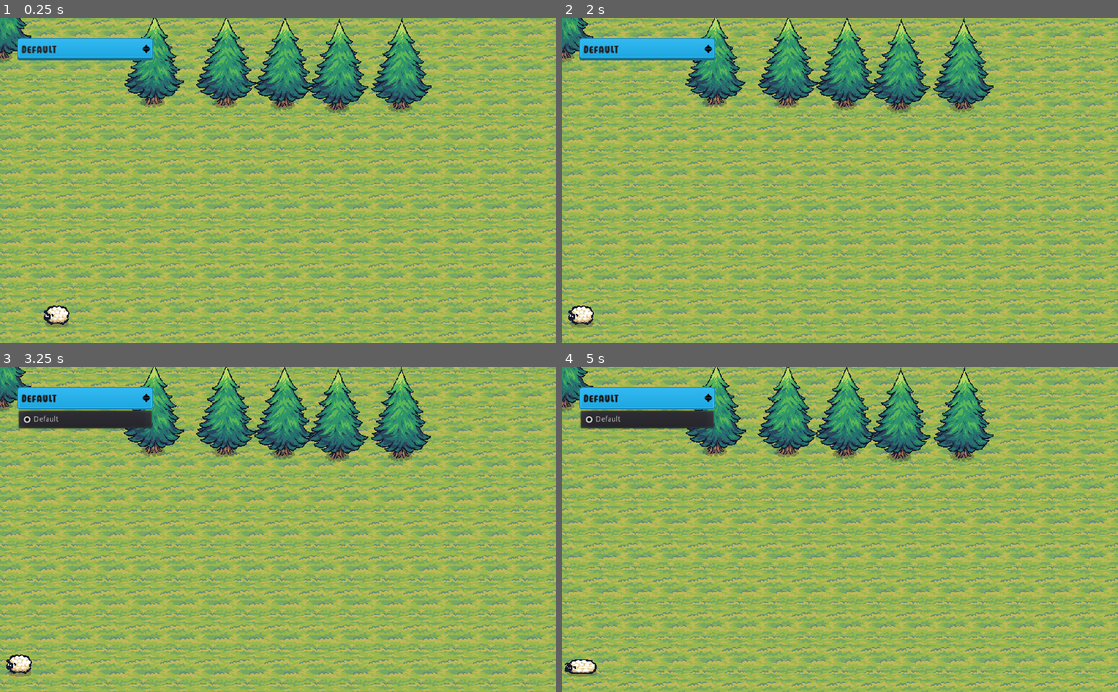
Above: before the commit, frames 1-4 (two rows, left to right).
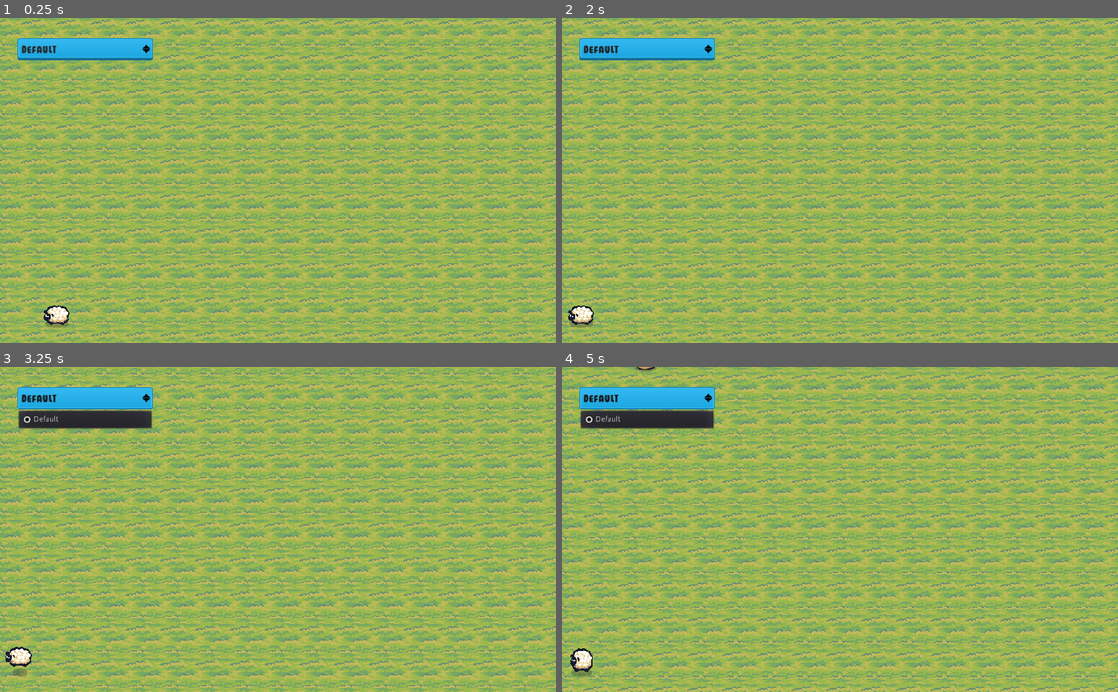
Above: after the commit, the same moments.

Repository: VojtaStruhar/recorder-madness
Game: Godot game, scene res://Minigames/SongLevel/SongMinigame.tscn
Same seed, same stepped clock (60 frames per second), same inputs: the game is played once before the commit and once after it. This scene is started directly instead of the project's main scene.
Inputs:
- Up to frame 1 (0.25 s): no input
- Up to frame 2 (2 s): click "Default" at 0.5 s; click "Default" at 1.25 s
- Up to frame 3 (3.25 s): click "Default" at 2 s
- Up to frame 4 (5 s): no input

The runs differ from the first frame. In frame 1, 8.2% of the frame differs, in the area x 0-78%, y 0-30%; in frame 2, 59%; in frame 3, 63%; in frame 4, 71%, in the area x 0-100%, y 0-100%.

Commit message:
Placing loot onto the ground according to the song.

Diff:
--- a/Minigames/SongLevel/MoneyBag.tscn
+++ b/Minigames/SongLevel/MoneyBag.tscn
@@ -1,6 +1,24 @@
-[gd_scene load_steps=3 format=2]
+[gd_scene load_steps=4 format=2]
 
 [ext_resource path="res://Assets/TinySwordsPack/G_Idle.png" type="Texture" id=1]
+
+[sub_resource type="GDScript" id=13]
+script/source = "extends Area2D
+
+var speed = 0
+
+# Called when the node enters the scene tree for the first time.
+func _ready():
+	pass # Replace with function body.
+
+
+# Called every frame. 'delta' is the elapsed time since the previous frame.
+func _process(delta):
+	position.y += speed * delta
+
+	if position.y > 1000:
+		queue_free()
+"
 
 [sub_resource type="CircleShape2D" id=12]
 radius = 27.0
@@ -8,6 +26,7 @@
 [node name="MoneyBag" type="Area2D"]
 collision_layer = 8
 collision_mask = 0
+script = SubResource( 13 )
 
 [node name="CollisionShape2D" type="CollisionShape2D" parent="."]
 shape = SubResource( 12 )
--- a/Minigames/SongLevel/SongMinigame.tscn
+++ b/Minigames/SongLevel/SongMinigame.tscn
@@ -6,7 +6,6 @@
 [ext_resource path="res://Minigames/SongLevel/SongMinigame.gd" type="Script" id=4]
 [ext_resource path="res://Minigames/SongLevel/SheepPlayer.gd" type="Script" id=5]
 [ext_resource path="res://UIElements/DeviceSelection.tscn" type="PackedScene" id=6]
-[ext_resource path="res://Minigames/SongLevel/AnimatedTree.tscn" type="PackedScene" id=7]
 
 [sub_resource type="GDScript" id=8]
 script/source = "extends Sprite
@@ -19,7 +18,7 @@
 
 	var rect = self.region_rect
 	self.region_rect = Rect2(rect.position.x,
-							rect.position.y - delta * speed * 1.7 ,
+							rect.position.y - delta * speed ,
 							rect.size.x,
 							rect.size.y)
 "
@@ -63,16 +62,35 @@
 script/source = "extends Node2D
 
 onready var minigame = $\"..\"
+onready var fletnicka = $\"../MicrophoneInput\"
+onready var leftBound = $\"../LeftBound\"
+onready var rightBound = $\"../RightBound\"
+onready var extents = rightBound.position.x - leftBound.position.x
+
 var progress = 0
 
+const moneyBag = preload(\"res://Minigames/SongLevel/MoneyBag.tscn\")
+const treeBarrier = preload(\"res://Minigames/SongLevel/TreeBarrier.tscn\")
 
 
 func _on_BpmTimer_timeout():
 	if minigame.song_resource.notes.size() == progress:
-		print(\"The game is finished!\")
+		minigame.finish_game()
+		$BpmTimer.stop()
 		return
 
+	var note = minigame.song_resource.notes[progress]
 
+	# This should be judged from the songs LOW and HIGH, not the current mic input's
+	var note_relative = (note - fletnicka.LOWEST_NOTE_INDEX) / float(fletnicka.HIGHEST_NOTE_INDEX - fletnicka.LOWEST_NOTE_INDEX)
+	var money_x = extents * note_relative + leftBound.position.x
+
+	var bag = moneyBag.instance()
+	add_child(bag)
+	bag.position.y = 0
+	bag.global_position.x = money_x
+
+	bag.speed = minigame.song_resource.bpm
 
 	progress += 1
 
@@ -131,32 +149,14 @@
 position = Vector2( 985, 564 )
 
 [node name="ObstacleSpawner" type="Node2D" parent="."]
+position = Vector2( 531, -157 )
 script = SubResource( 11 )
 
 [node name="BpmTimer" type="Timer" parent="ObstacleSpawner"]
 
 [node name="StartGameTimer" type="Timer" parent="."]
-wait_time = 2.0
+wait_time = 3.0
 one_shot = true
-
-[node name="TreeBarrier" type="Node2D" parent="."]
-
-[node name="Tree" parent="TreeBarrier" instance=ExtResource( 7 )]
-
-[node name="Tree2" parent="TreeBarrier" instance=ExtResource( 7 )]
-position = Vector2( 281, 83 )
-
-[node name="Tree3" parent="TreeBarrier" instance=ExtResource( 7 )]
-position = Vector2( 414, 85 )
-
-[node name="Tree4" parent="TreeBarrier" instance=ExtResource( 7 )]
-position = Vector2( 521, 88 )
-
-[node name="Tree5" parent="TreeBarrier" instance=ExtResource( 7 )]
-position = Vector2( 621, 93 )
-
-[node name="Tree6" parent="TreeBarrier" instance=ExtResource( 7 )]
-position = Vector2( 737, 92 )
 
 [node name="CanvasLayer" type="CanvasLayer" parent="."]
 
--- /dev/null
+++ b/Minigames/SongLevel/TreeBarrier.tscn
@@ -0,0 +1,190 @@
+[gd_scene load_steps=12 format=2]
+
+[ext_resource path="res://Minigames/SongLevel/MoneyBag.tscn" type="PackedScene" id=1]
+[ext_resource path="res://Minigames/SongLevel/AnimatedTree.tscn" type="PackedScene" id=2]
+[ext_resource path="res://Assets/TinySwordsPack/Tree.png" type="Texture" id=3]
+
+[sub_resource type="GDScript" id=21]
+script/source = "extends Node2D
+
+var speed = 0
+
+func _process(delta):
+	position.y += speed * delta
+
+	if global_position.y > 1000:
+		queue_free()
+"
+
+[sub_resource type="AtlasTexture" id=12]
+atlas = ExtResource( 3 )
+region = Rect2( 0, 0, 192, 192 )
+
+[sub_resource type="AtlasTexture" id=13]
+atlas = ExtResource( 3 )
+region = Rect2( 192, 0, 192, 192 )
+
+[sub_resource type="AtlasTexture" id=14]
+atlas = ExtResource( 3 )
+region = Rect2( 384, 0, 192, 192 )
+
+[sub_resource type="AtlasTexture" id=15]
+atlas = ExtResource( 3 )
+region = Rect2( 576, 0, 192, 192 )
+
+[sub_resource type="SpriteFrames" id=18]
+animations = [ {
+"frames": [ SubResource( 12 ), SubResource( 13 ), SubResource( 14 ), SubResource( 15 ) ],
+"loop": true,
+"name": "default",
+"speed": 5.0
+} ]
+
+[sub_resource type="GDScript" id=19]
+script/source = "extends AnimatedSprite
+
+func _ready():
+	var play_speed = randf() + 0.5
+	speed_scale = play_speed
+	playing = true
+"
+
+[sub_resource type="RectangleShape2D" id=20]
+extents = Vector2( 501.75, 14 )
+
+[node name="TreeBarrier" type="Node2D"]
+script = SubResource( 21 )
+
+[node name="Tree" parent="." instance=ExtResource( 2 )]
+position = Vector2( 99, -57 )
+frames = SubResource( 18 )
+script = SubResource( 19 )
+
+[node name="Tree11" parent="." instance=ExtResource( 2 )]
+position = Vector2( 904, -56 )
+frames = SubResource( 18 )
+script = SubResource( 19 )
+
+[node name="Tree3" parent="." instance=ExtResource( 2 )]
+position = Vector2( 260, -55 )
+frames = SubResource( 18 )
+script = SubResource( 19 )
+
+[node name="Tree4" parent="." instance=ExtResource( 2 )]
+position = Vector2( 341, -59 )
+frames = SubResource( 18 )
+script = SubResource( 19 )
+
+[node name="Tree8" parent="." instance=ExtResource( 2 )]
+position = Vector2( 664, -54 )
+frames = SubResource( 18 )
+script = SubResource( 19 )
+
+[node name="Tree5" parent="." instance=ExtResource( 2 )]
+position = Vector2( 421, -59 )
+frames = SubResource( 18 )
+script = SubResource( 19 )
+
+[node name="Tree7" parent="." instance=ExtResource( 2 )]
+position = Vector2( 583, -57 )
+frames = SubResource( 18 )
+script = SubResource( 19 )
+
+[node name="Tree9" parent="." instance=ExtResource( 2 )]
+position = Vector2( 742, -62 )
+frames = SubResource( 18 )
+script = SubResource( 19 )
+
+[node name="Tree2" parent="." instance=ExtResource( 2 )]
+position = Vector2( 180, -59 )
+frames = SubResource( 18 )
+script = SubResource( 19 )
+
+[node name="Tree10" parent="." instance=ExtResource( 2 )]
+position = Vector2( 824, -56 )
+frames = SubResource( 18 )
+script = SubResource( 19 )
+
+[node name="Tree6" parent="." instance=ExtResource( 2 )]
+position = Vector2( 500, -56 )
+frames = SubResource( 18 )
+script = SubResource( 19 )
+
+[node name="Tree12" parent="." instance=ExtResource( 2 )]
+position = Vector2( 984, -48 )
+frames = SubResource( 18 )
+script = SubResource( 19 )
+
+[node name="Tree13" parent="." instance=ExtResource( 2 )]
+position = Vector2( -992, -59 )
+frames = SubResource( 18 )
+script = SubResource( 19 )
+
+[node name="Tree14" parent="." instance=ExtResource( 2 )]
+position = Vector2( -187, -58 )
+frames = SubResource( 18 )
+script = SubResource( 19 )
+
+[node name="Tree15" parent="." instance=ExtResource( 2 )]
+position = Vector2( -831, -57 )
+frames = SubResource( 18 )
+script = SubResource( 19 )
+
+[node name="Tree16" parent="." instance=ExtResource( 2 )]
+position = Vector2( -750, -61 )
+frames = SubResource( 18 )
+script = SubResource( 19 )
+
+[node name="Tree17" parent="." instance=ExtResource( 2 )]
+position = Vector2( -427, -56 )
+frames = SubResource( 18 )
+script = SubResource( 19 )
+
+[node name="Tree18" parent="." instance=ExtResource( 2 )]
+position = Vector2( -670, -61 )
+frames = SubResource( 18 )
+script = SubResource( 19 )
+
+[node name="Tree19" parent="." instance=ExtResource( 2 )]
+position = Vector2( -508, -59 )
+frames = SubResource( 18 )
+script = SubResource( 19 )
+
+[node name="Tree20" parent="." instance=ExtResource( 2 )]
+position = Vector2( -349, -64 )
+frames = SubResource( 18 )
+script = SubResource( 19 )
+
+[node name="Tree21" parent="." instance=ExtResource( 2 )]
+position = Vector2( -911, -61 )
+frames = SubResource( 18 )
+script = SubResource( 19 )
+
+[node name="Tree22" parent="." instance=ExtResource( 2 )]
+position = Vector2( -268, -54 )
+frames = SubResource( 18 )
+script = SubResource( 19 )
+
+[node name="Tree23" parent="." instance=ExtResource( 2 )]
+position = Vector2( -589, -60 )
+frames = SubResource( 18 )
+script = SubResource( 19 )
+
+[node name="Tree24" parent="." instance=ExtResource( 2 )]
+position = Vector2( -109, -52 )
+frames = SubResource( 18 )
+script = SubResource( 19 )
+
+[node name="MoneyBag" parent="." instance=ExtResource( 1 )]
+
+[node name="Area2D" type="Area2D" parent="."]
+collision_layer = 2
+collision_mask = 0
+
+[node name="CollisionShape2D" type="CollisionShape2D" parent="Area2D"]
+position = Vector2( 579.25, 3 )
+shape = SubResource( 20 )
+
+[node name="CollisionShape2D2" type="CollisionShape2D" parent="Area2D"]
+position = Vector2( -594, 1 )
+shape = SubResource( 20 )
Not shown: 1 places in Minigames/SongLevel/SongMinigame.tscn that only renumber resources
